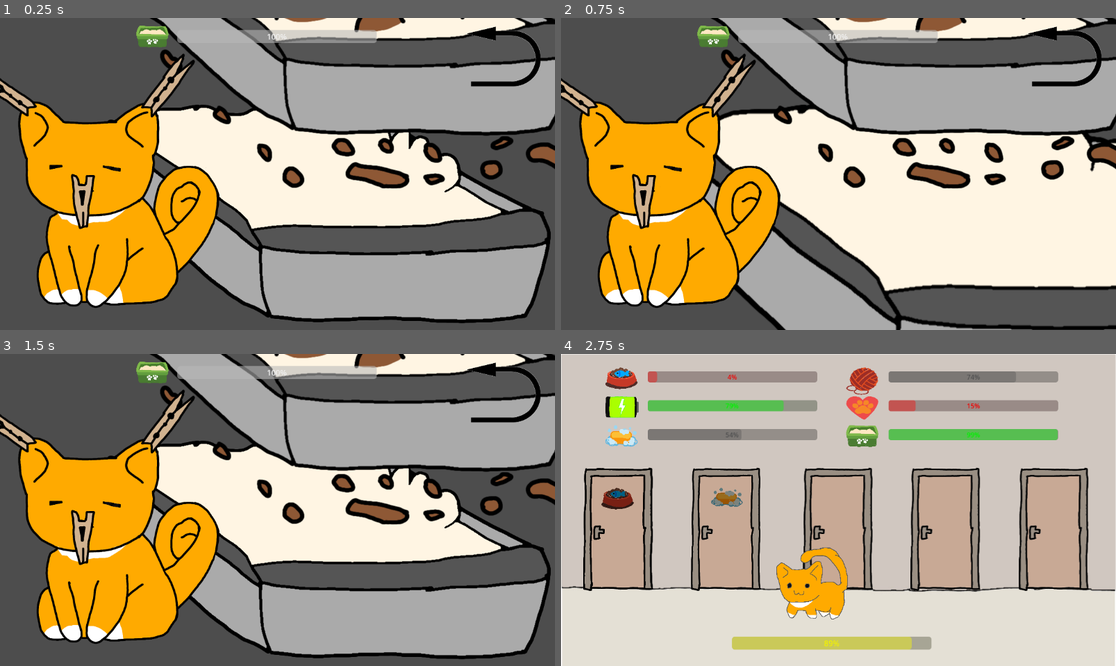
Above: before the commit, frames 1-4 (two rows, left to right).
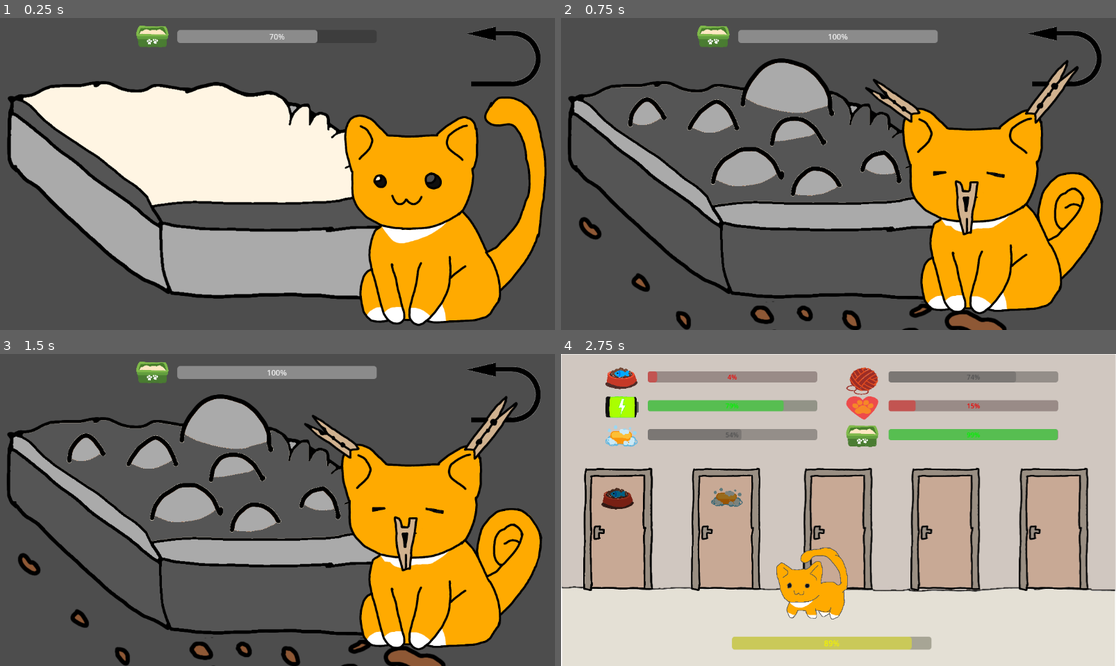
Above: after the commit, the same moments.

Repository: HipolitoThe3rd/Cat-Game
Game: Godot game, scene res://scenes/litter_room.tscn
The game is run twice, just before and just after one commit, with the same random seed, the same clock (stepped at 60 frames per second) and the same inputs. This scene is started directly instead of the project's main scene.
Inputs (mouse positions are in pixels of both pictures, inside the frame that each line leads up to; where the layout moved, square brackets give the same spot in the first picture):
- Up to frame 1 (0.25 s): no input
- Up to frame 2 (0.75 s): click (788, 189) [888, 214] at 0.5 s
- Up to frame 3 (1.5 s): click (227, 516) [360, 378] at 1.25 s
- Up to frame 4 (2.75 s): click (1066, 391) at 2 s

The runs differ from the first frame. In frame 1, 64% of the frame differs, in the area x 0-100%, y 0-99%; in frame 2, 76%, in the area x 0-100%, y 0-100%; in frame 3, 73%; in frame 4, nothing differs.

Commit message:
start Litter Box

Diff:
--- /dev/null
+++ b/scenes/litter_box.tscn
@@ -0,0 +1,111 @@
+[gd_scene load_steps=17 format=3 uid="uid://c1obja3gldjbb"]
+
+[ext_resource type="Script" uid="uid://dpnqx3ygfpn6p" path="res://scripts/litter_box.gd" id="1_uyfhs"]
+[ext_resource type="Texture2D" uid="uid://5tjhq11d0rq4" path="res://backgrounds/litter_box.jpg" id="2_qrnk5"]
+[ext_resource type="AudioStream" uid="uid://bcffy88chhld8" path="res://sfx/shower_toggle.wav" id="3_kx7hu"]
+[ext_resource type="AudioStream" uid="uid://b2wtehgiwvj5q" path="res://sfx/shower_run.wav" id="4_26y2c"]
+[ext_resource type="Texture2D" uid="uid://cpf0xt4tjp8vg" path="res://sprites/ui/IconBack.png" id="5_1k1n3"]
+[ext_resource type="Texture2D" uid="uid://chh237kv5fgim" path="res://sprites/ui/IconBackPressed.png" id="6_whaqf"]
+[ext_resource type="Texture2D" uid="uid://dv7ykceyk2ka1" path="res://sprites/ui/IconBackHover.png" id="7_axoti"]
+[ext_resource type="Texture2D" uid="uid://c8n2rqd4shrwl" path="res://sprites/ui/standby.jpg" id="8_6xxrb"]
+[ext_resource type="Texture2D" uid="uid://i13ksnj8c2xl" path="res://sprites/litter_room/litterbox_scat.png" id="9_f3asq"]
+[ext_resource type="Script" uid="uid://16hl7hts7les" path="res://scripts/cat_litter-box.gd" id="12_5iii0"]
+[ext_resource type="Texture2D" uid="uid://n8l73uyytmav" path="res://sprites/cat_litterbag.png" id="13_6r4jn"]
+[ext_resource type="AudioStream" uid="uid://nessqm2ljwv2" path="res://sfx/meow_angry.wav" id="22_5lyuq"]
+[ext_resource type="AudioStream" uid="uid://dt067tneqp13v" path="res://sfx/meow_happy.mp3" id="23_tjxdo"]
+
+[sub_resource type="RectangleShape2D" id="RectangleShape2D_i4q2v"]
+size = Vector2(33.39708, 21.190468)
+
+[sub_resource type="Animation" id="Animation_v7xm0"]
+resource_name = "move_up"
+length = 0.5
+loop_mode = 1
+
+[sub_resource type="AnimationLibrary" id="AnimationLibrary_v7xm0"]
+_data = {
+&"move_up": SubResource("Animation_v7xm0")
+}
+
+[node name="LitterBox" type="Node2D"]
+script = ExtResource("1_uyfhs")
+
+[node name="TextureRect2" type="TextureRect" parent="."]
+offset_right = 1156.576
+offset_bottom = 649.0
+texture = ExtResource("2_qrnk5")
+
+[node name="Audio" type="Node" parent="."]
+
+[node name="ShowerToggle" type="AudioStreamPlayer" parent="Audio"]
+stream = ExtResource("3_kx7hu")
+
+[node name="ShowerRun" type="AudioStreamPlayer" parent="Audio"]
+stream = ExtResource("4_26y2c")
+volume_db = -9.0
+
+[node name="Floor" type="StaticBody2D" parent="."]
+position = Vector2(3273, 1448)
+
+[node name="CollisionShape2D" type="CollisionShape2D" parent="Floor"]
+scale = Vector2(35.559998, 8.400002)
+shape = SubResource("RectangleShape2D_i4q2v")
+
+[node name="WallLeft" type="StaticBody2D" parent="."]
+position = Vector2(2667, 1256)
+
+[node name="CollisionShape2D" type="CollisionShape2D" parent="WallLeft"]
+scale = Vector2(13.318898, -72.35281)
+shape = SubResource("RectangleShape2D_i4q2v")
+
+[node name="WallRight" type="StaticBody2D" parent="."]
+position = Vector2(3814, 1200)
+
+[node name="CollisionShape2D" type="CollisionShape2D" parent="WallRight"]
+scale = Vector2(13.318898, -72.35281)
+shape = SubResource("RectangleShape2D_i4q2v")
+
+[node name="BackButton" type="TextureButton" parent="."]
+offset_left = 970.0
+offset_top = 18.0
+offset_right = 1275.0
+offset_bottom = 266.0
+scale = Vector2(0.5, 0.5)
+texture_normal = ExtResource("5_1k1n3")
+texture_pressed = ExtResource("6_whaqf")
+texture_hover = ExtResource("7_axoti")
+
+[node name="TextureRect" type="TextureRect" parent="."]
+visible = false
+offset_right = 40.0
+offset_bottom = 40.0
+texture = ExtResource("8_6xxrb")
+
+[node name="Scat" type="Sprite2D" parent="."]
+position = Vector2(662, 215)
+texture = ExtResource("9_f3asq")
+
+[node name="AudioCat" type="Node" parent="."]
+
+[node name="MeowHappy" type="AudioStreamPlayer" parent="AudioCat"]
+stream = ExtResource("23_tjxdo")
+
+[node name="MeowStinky" type="AudioStreamPlayer" parent="AudioCat"]
+stream = ExtResource("22_5lyuq")
+
+[node name="Cat" type="Node2D" parent="."]
+position = Vector2(668, 973)
+scale = Vector2(0.5, 0.5)
+script = ExtResource("12_5iii0")
+
+[node name="Sprite2D" type="Sprite2D" parent="Cat"]
+texture = ExtResource("13_6r4jn")
+offset = Vector2(0, -48.3)
+
+[node name="AnimationPlayer" type="AnimationPlayer" parent="Cat"]
+root_node = NodePath("../Sprite2D")
+libraries = {
+&"": SubResource("AnimationLibrary_v7xm0")
+}
+
+[connection signal="button_down" from="BackButton" to="." method="_on_back_button_button_down"]
--- a/scenes/litter_room.tscn
+++ b/scenes/litter_room.tscn
@@ -14,15 +14,19 @@
 [ext_resource type="Texture2D" uid="uid://r3ne6bpbdtbw" path="res://sprites/cat_clothespin.png" id="12_e7iwj"]
 [ext_resource type="AudioStream" uid="uid://nessqm2ljwv2" path="res://sfx/meow_angry.wav" id="12_gr1ho"]
 [ext_resource type="AudioStream" uid="uid://dt067tneqp13v" path="res://sfx/meow_happy.mp3" id="13_cl0px"]
-[ext_resource type="PackedScene" uid="uid://dnq7c6g28k7bi" path="res://scenes/prefabs/showerhead_hitbox.tscn" id="14_75q13"]
 [ext_resource type="Texture2D" uid="uid://cpf0xt4tjp8vg" path="res://sprites/ui/IconBack.png" id="15_68s2r"]
 [ext_resource type="Texture2D" uid="uid://chh237kv5fgim" path="res://sprites/ui/IconBackPressed.png" id="16_qhygm"]
 [ext_resource type="Texture2D" uid="uid://dv7ykceyk2ka1" path="res://sprites/ui/IconBackHover.png" id="17_76877"]
 [ext_resource type="Texture2D" uid="uid://bjbbuqp137tev" path="res://sprites/litter_room/litterbox_clean.png" id="18_os7vx"]
 [ext_resource type="Texture2D" uid="uid://dfpymtgt1gy12" path="res://sprites/litter_room/litterbox_dirty.png" id="19_a8pcf"]
-[ext_resource type="Texture2D" uid="uid://b5u02x42suvlk" path="res://sprites/litter_room/litterbox_clean_hover.png" id="20_a8pcf"]
+[ext_resource type="Texture2D" uid="uid://c8n2rqd4shrwl" path="res://sprites/ui/standby.jpg" id="19_khg7x"]
+[ext_resource type="Texture2D" uid="uid://c2ow4rcw0paq1" path="res://sprites/litter_room/litterbox_dirty_pressed.png" id="20_0nsp4"]
 [ext_resource type="Texture2D" uid="uid://58hxdyhpqf0v" path="res://sprites/litter_room/litterbox_clean_pressed.png" id="20_wbgc5"]
 [ext_resource type="Texture2D" uid="uid://d0hts2tssmhc4" path="res://sprites/litter_room/litterbox_disabled.png" id="21_wbgc5"]
+[ext_resource type="Texture2D" uid="uid://i13ksnj8c2xl" path="res://sprites/litter_room/litterbox_scat.png" id="23_0dpan"]
+
+[sub_resource type="RectangleShape2D" id="RectangleShape2D_i4q2v"]
+size = Vector2(33.39708, 21.190468)
 
 [sub_resource type="Animation" id="Animation_i4q2v"]
 resource_name = "idle"
@@ -157,9 +161,6 @@
 &"move": SubResource("Animation_v7xm0"),
 &"stinky": SubResource("Animation_idygx")
 }
-
-[sub_resource type="RectangleShape2D" id="RectangleShape2D_i4q2v"]
-size = Vector2(33.39708, 21.190468)
 
 [node name="LitterRoom" type="Node2D"]
 script = ExtResource("1_qy1km")
@@ -176,20 +177,6 @@
 grow_vertical = 2
 texture = ExtResource("2_2t3sf")
 
-[node name="BladderIcon" type="TextureRect" parent="."]
-offset_left = 283.0
-offset_top = 16.0
-offset_right = 617.0
-offset_bottom = 239.0
-scale = Vector2(0.2, 0.2)
-texture = ExtResource("3_e7iwj")
-
-[node name="BladderBar" type="ProgressBar" parent="."]
-offset_left = 368.0
-offset_top = 25.0
-offset_right = 782.0
-offset_bottom = 52.0
-
 [node name="Audio" type="Node" parent="."]
 
 [node name="ShowerToggle" type="AudioStreamPlayer" parent="Audio"]
@@ -199,47 +186,22 @@
 stream = ExtResource("5_os7vx")
 volume_db = -9.0
 
-[node name="Cat" type="Node2D" parent="."]
-position = Vector2(229, 389)
-scale = Vector2(0.5, 0.5)
-script = ExtResource("6_os7vx")
-
-[node name="Sprite2D" type="Sprite2D" parent="Cat"]
-texture = ExtResource("6_e7iwj")
-
-[node name="AnimationPlayer" type="AnimationPlayer" parent="Cat"]
-root_node = NodePath("../Sprite2D")
-libraries = {
-&"": SubResource("AnimationLibrary_v7xm0")
-}
-autoplay = "idle"
-
-[node name="AudioCat" type="Node" parent="Cat"]
-
-[node name="MeowHappy" type="AudioStreamPlayer" parent="Cat/AudioCat"]
-stream = ExtResource("13_cl0px")
-
-[node name="MeowStinky" type="AudioStreamPlayer" parent="Cat/AudioCat"]
-stream = ExtResource("12_gr1ho")
-
-[node name="ShowerheadHitbox" parent="." instance=ExtResource("14_75q13")]
-
 [node name="Floor" type="StaticBody2D" parent="."]
-position = Vector2(626, 382)
+position = Vector2(3273, 1448)
 
 [node name="CollisionShape2D" type="CollisionShape2D" parent="Floor"]
 scale = Vector2(35.559998, 8.400002)
 shape = SubResource("RectangleShape2D_i4q2v")
 
 [node name="WallLeft" type="StaticBody2D" parent="."]
-position = Vector2(20, 190)
+position = Vector2(2667, 1256)
 
 [node name="CollisionShape2D" type="CollisionShape2D" parent="WallLeft"]
 scale = Vector2(13.318898, -72.35281)
 shape = SubResource("RectangleShape2D_i4q2v")
 
 [node name="WallRight" type="StaticBody2D" parent="."]
-position = Vector2(1167, 134)
+position = Vector2(3814, 1200)
 
 [node name="CollisionShape2D" type="CollisionShape2D" parent="WallRight"]
 scale = Vector2(13.318898, -72.35281)
@@ -255,42 +217,75 @@
 texture_pressed = ExtResource("16_qhygm")
 texture_hover = ExtResource("17_76877")
 
-[node name="LitterBox" type="Control" parent="."]
-z_index = -5
-layout_mode = 3
-anchors_preset = 0
-offset_left = -153.0
-offset_top = -113.0
-offset_right = -153.0
-offset_bottom = -113.0
-
-[node name="LitterBoxClean" type="TextureButton" parent="LitterBox"]
-layout_mode = 0
-offset_left = 375.0
-offset_top = 293.0
-offset_right = 1296.0
-offset_bottom = 747.0
+[node name="TextureRect" type="TextureRect" parent="."]
+visible = false
+offset_right = 40.0
+offset_bottom = 40.0
+texture = ExtResource("19_khg7x")
+
+[node name="Scat" type="Sprite2D" parent="."]
+visible = false
+position = Vector2(452, 397)
+texture = ExtResource("23_0dpan")
+
+[node name="LitterBoxDirty" type="TextureButton" parent="."]
+offset_left = 14.0
+offset_top = 84.0
+offset_right = 935.0
+offset_bottom = 585.0
+pivot_offset = Vector2(460.5, 227)
+disabled = true
+texture_normal = ExtResource("19_a8pcf")
+texture_hover = ExtResource("20_0nsp4")
+texture_disabled = ExtResource("21_wbgc5")
+
+[node name="LitterBoxClean" type="TextureButton" parent="."]
+offset_left = 15.0
+offset_top = 131.0
+offset_right = 936.0
+offset_bottom = 585.0
+pivot_offset = Vector2(460.5, 227)
 texture_normal = ExtResource("18_os7vx")
-texture_pressed = ExtResource("20_wbgc5")
-texture_hover = ExtResource("20_a8pcf")
+texture_hover = ExtResource("20_wbgc5")
 texture_disabled = ExtResource("21_wbgc5")
 
-[node name="LitterBoxDirty" type="TextureButton" parent="LitterBox"]
-layout_mode = 0
-offset_left = 900.0
-offset_top = 162.0
-offset_right = 908.0
-offset_bottom = 170.0
-texture_disabled = ExtResource("21_wbgc5")
-
-[node name="LitterboxClean" type="Sprite2D" parent="LitterBox"]
-visible = false
-position = Vector2(900, 162)
-texture = ExtResource("18_os7vx")
-
-[node name="LitterboxDirty" type="Sprite2D" parent="LitterBox"]
-visible = false
-position = Vector2(900, 162)
-texture = ExtResource("19_a8pcf")
+[node name="Cat" type="Node2D" parent="."]
+position = Vector2(899, 402)
+scale = Vector2(0.5, 0.5)
+script = ExtResource("6_os7vx")
+
+[node name="Sprite2D" type="Sprite2D" parent="Cat"]
+texture = ExtResource("6_e7iwj")
+
+[node name="AnimationPlayer" type="AnimationPlayer" parent="Cat"]
+root_node = NodePath("../Sprite2D")
+libraries = {
+&"": SubResource("AnimationLibrary_v7xm0")
+}
+autoplay = "idle"
+
+[node name="AudioCat" type="Node" parent="Cat"]
+
+[node name="MeowHappy" type="AudioStreamPlayer" parent="Cat/AudioCat"]
+stream = ExtResource("13_cl0px")
+
+[node name="MeowStinky" type="AudioStreamPlayer" parent="Cat/AudioCat"]
+stream = ExtResource("12_gr1ho")
+
+[node name="BladderIcon" type="TextureRect" parent="."]
+offset_left = 283.0
+offset_top = 16.0
+offset_right = 617.0
+offset_bottom = 239.0
+scale = Vector2(0.2, 0.2)
+texture = ExtResource("3_e7iwj")
+
+[node name="BladderBar" type="ProgressBar" parent="."]
+offset_left = 368.0
+offset_top = 25.0
+offset_right = 782.0
+offset_bottom = 52.0
 
 [connection signal="button_down" from="BackButton" to="." method="_on_back_button_button_down"]
+[connection signal="button_down" from="LitterBoxClean" to="." method="_on_litter_box_clean_button_down"]
+[connection signal="button_up" from="LitterBoxClean" to="." method="_on_litter_box_clean_button_up"]
--- /dev/null
+++ b/scripts/cat_litter-box.gd
@@ -0,0 +1,10 @@
+class_name LitterBoxCat
+extends Node2D
+
+@onready var anim_play = $AnimationPlayer
+
+func animate(anim := "idle") -> void:
+	anim_play.play(anim)
+
+func happy_meow():
+	$AudioCat/MeowHappy.play()
--- a/scripts/global.gd
+++ b/scripts/global.gd
@@ -26,7 +26,7 @@
 var cleanliness = 55 # 0 to 100, decreases over time, affects mood, default 95
 var entertainment = 75 # 0 to 100, boredom level; too low means bored, default 50
 var affection = 15 # 0 to 100, needs player interaction to increase, default 40
-var bladder = 24 # 0 to 100, decreases over time/activity; at 0 cat soils itself and resets to 100, default 100
+var bladder = 70 # 0 to 100, decreases over time/activity; at 0 cat soils itself and resets to 100, default 100
 
 # Called when the node enters the scene tree for the first time.
 func _ready() -> void:
--- /dev/null
+++ b/scripts/litter_box.gd
@@ -0,0 +1,5 @@
+extends Node2D
+
+
+func _on_back_button_button_down() -> void:
+	get_tree().change_scene_to_file("res://scenes/litter_room.tscn")
--- a/scripts/litter_room.gd
+++ b/scripts/litter_room.gd
@@ -1,12 +1,19 @@
 extends Node2D
 
 @onready var litter_box = $LitterBox
-@onready var lb_clean_sprite = $LitterBox/LitterboxClean
-@onready var lb_dirty_sprite = $LitterBox/LitterboxDirty
+@onready var lb_clean_button = $LitterBoxClean
+@onready var lb_dirty_button = $LitterBoxDirty
+@onready var scat = $Scat
 @onready var cat = $Cat
 @onready var bl_bar = $BladderBar
 
 func _ready() -> void:
+	#set cursor
+	if Global.web_version:
+		Input.set_custom_mouse_cursor(Global.smcursor_default)
+	else:
+		Input.set_custom_mouse_cursor(Global.cursor_default)
+
 	# if bladder is below 25, use the litterbox automatically
 	if Global.bladder < 25:
 		relieve_cat()
@@ -21,9 +28,28 @@
 
 func relieve_cat() -> void:
 	Global.bladder = 100
-	lb_clean_sprite.visible = false
-	lb_dirty_sprite.visible = true
+	lb_clean_button.disabled = true
+	lb_clean_button.mouse_filter = Control.MOUSE_FILTER_IGNORE
+	lb_dirty_button.disabled = false
+	scat.visible = true
 	cat.animate("stinky")
 
 func _on_back_button_button_down() -> void:
 	get_tree().change_scene_to_file("res://scenes/hub.tscn")
+
+
+func _on_litter_box_dirty_button_up() -> void:
+	pass
+
+
+func _on_litter_box_clean_button_up() -> void:
+	pass
+
+
+func _on_litter_box_dirty_button_down() -> void:
+	pass # Replace with function body.
+
+
+func _on_litter_box_clean_button_down() -> void:
+	if Global.bladder > 25 and Global.bladder < 75:
+		relieve_cat()
Binary file added: backgrounds/litter_box.jpg
Not shown, added: backgrounds/litter_box.jpg.import
Not shown: 1 places in scenes/litter_room.tscn that only renumber resources
Not shown, added: scripts/cat_litter-box.gd.uid
Not shown, added: scripts/litter_box.gd.uid
Binary file added: sprites/cat_litterbag.png
Not shown, added: sprites/cat_litterbag.png.import
Binary file added: sprites/cursors/cursor_scooper.png
Not shown, added: sprites/cursors/cursor_scooper.png.import
Binary file added: sprites/cursors/cursor_scooper_pressed.png
Not shown, added: sprites/cursors/cursor_scooper_pressed.png.import
Binary file changed: sprites/litter_room/litterbox_dirty.png
(and 10 more such lines)
